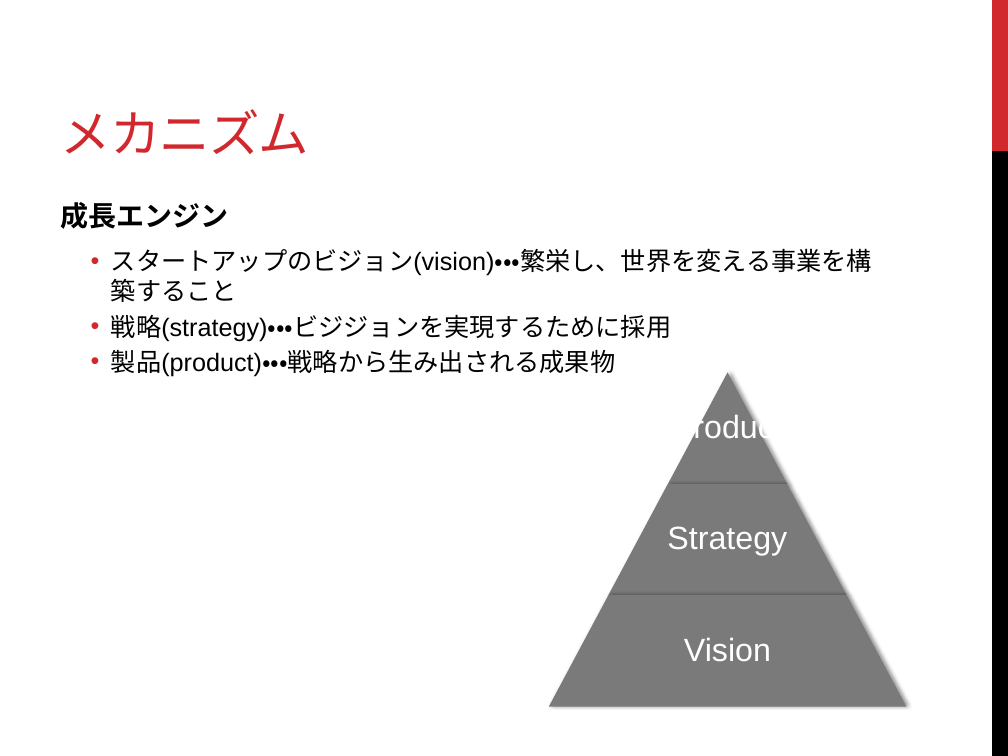
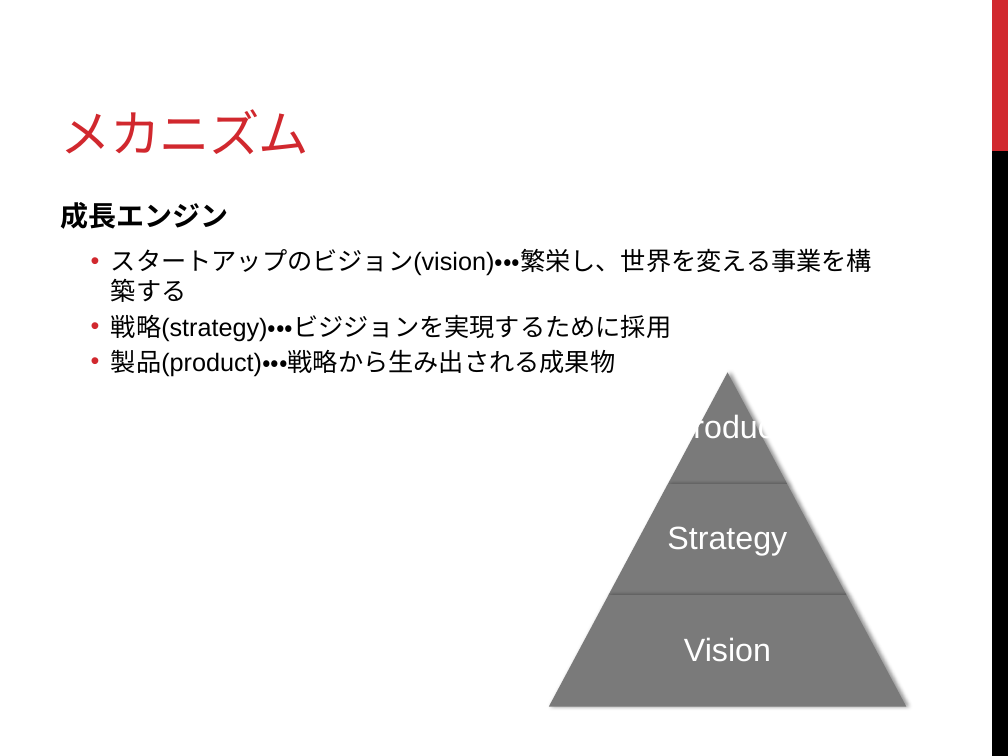
Before and after one commit to k2works/study, a slide deck: slide 10 of ltdd02/LT駆動開発 02 プレゼン.pptx. Drawn at 1008x756 pixels with LibreOffice and Linux fonts; fonts in the diff are those of the drawing. Boxes give left, top, right and bottom in pixels: in the first picture for what was removed or moved away, otherwise in the second. Text is boxed around its words. In the diff, an @@ line names an element or a change of style, - is before the commit and + after.

```diff
--- a/ltdd02/LT駆動開発 02 プレゼン.pptx
+++ b/ltdd02/LT駆動開発 02 プレゼン.pptx
@@ text at [111,248,872,302]: text changed @@
-  • スタートアップのビジョン(vision)・・・繁栄し、世界を変える事業を構築すること
+  • スタートアップのビジョン(vision)・・・繁栄し、世界を変える事業を構築する
```
Also in this commit, not shown: 5 other slides changed, 5 slides added, 9 other files.
